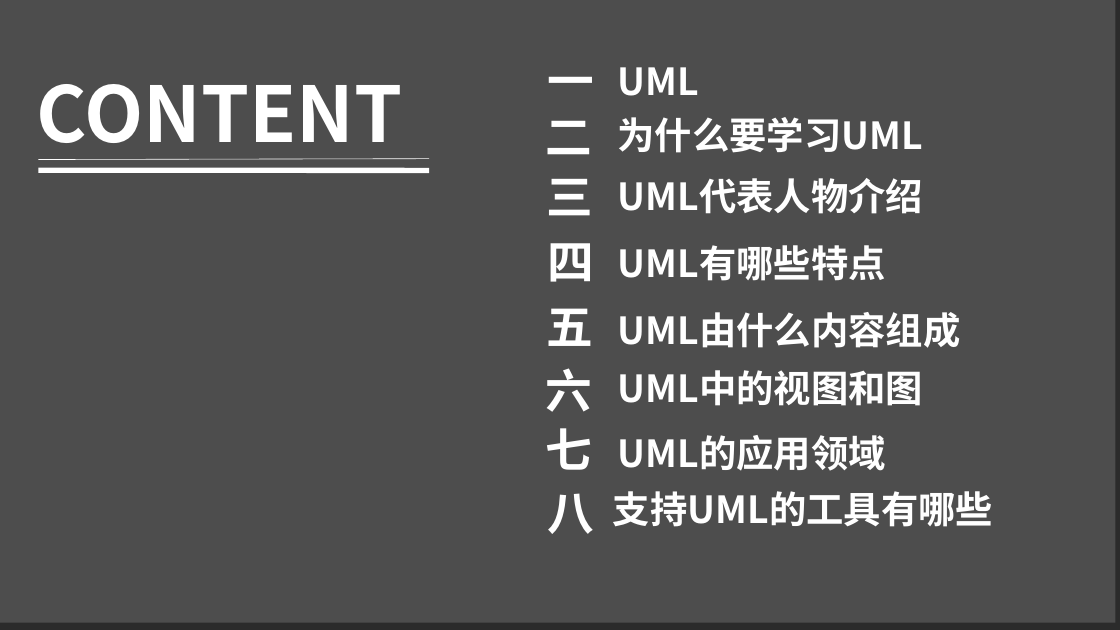
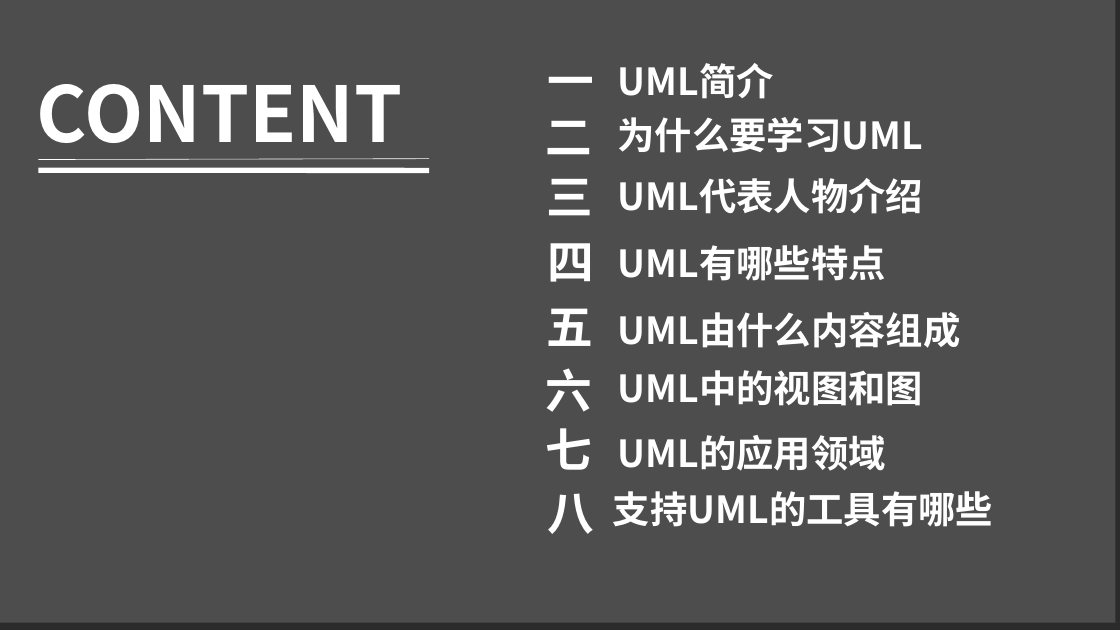
Before and after one commit to woncat/PRD2017, a slide deck: slide 2 of PRD-2017-G25-UML概述PPT V1.0.ppt. Drawn at 1120x630 pixels with LibreOffice and Linux fonts; fonts in the diff are those of the drawing; background and template pictures are left out; a plain dark background stands for a picture behind light text. Boxes give left, top, right and bottom in pixels: in the first picture for what was removed or moved away, otherwise in the second. Text is boxed around its words. In the diff, an @@ line names an element or a change of style, - is before the commit and + after.

```diff
--- a/PRD-2017-G25-UML概述PPT V1.0.ppt
+++ b/PRD-2017-G25-UML概述PPT V1.0.ppt
@@ text at (x1=618, y1=63, x2=774, y2=99): text changed @@
-UML
+UML简介
```
Also in this commit, not shown: 11 other slides changed, 1 slide added.
